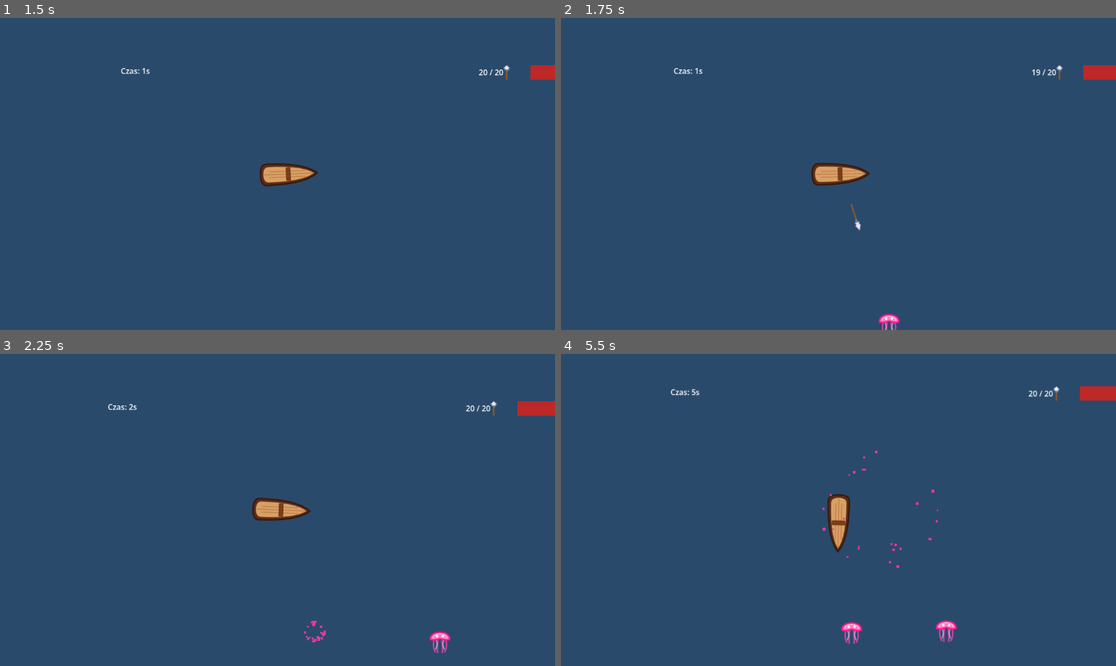
Above: before the commit, frames 1-4 (two rows, left to right).
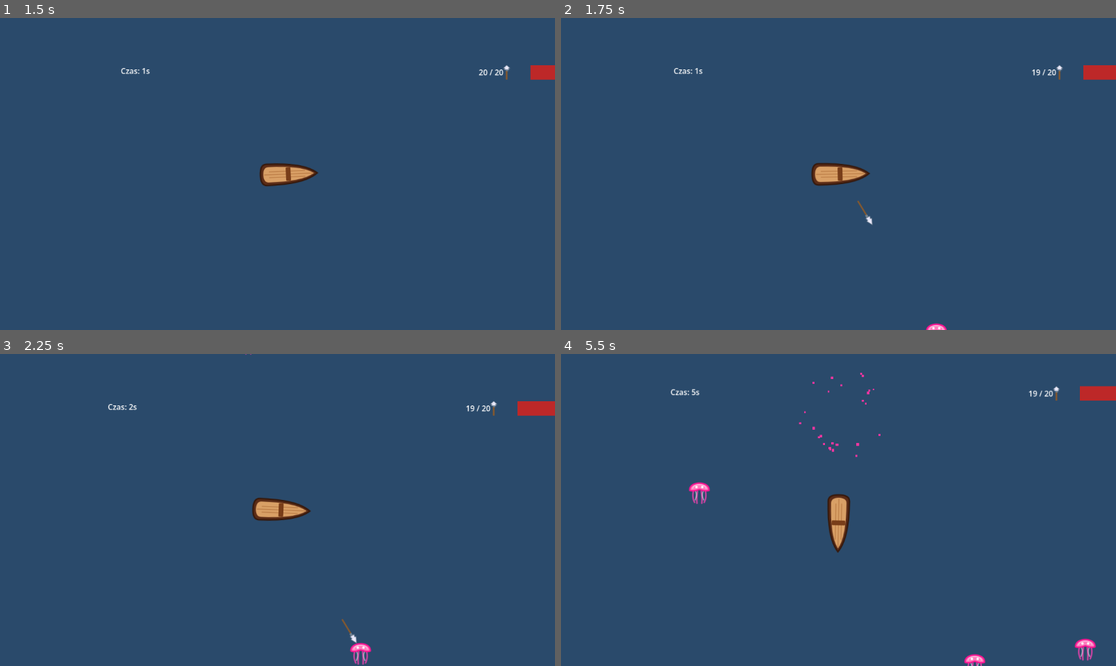
Above: after the commit, the same moments.

Repository: stap1/SCIM
Game: Godot game, scene res://scenes/Main.tscn
The game is run twice, just before and just after one commit, with the same random seed, the same clock (stepped at 60 frames per second) and the same inputs.
Inputs (mouse positions are in pixels of both pictures, inside the frame that each line leads up to):
- Up to frame 1 (1.5 s): tap Enter at 0.5 s; move the mouse to (399, 158) at 0.52 s; hold Right 0.53-1.25 s; hold Shift 0.53-1.25 s; click (399, 158) at 0.67 s; drag from (166, 189) to (249, 236) at 1.27 s
- Up to frame 2 (1.75 s): no input
- Up to frame 3 (2.25 s): move the mouse to (333, 441) at 2.02 s; hold Right from 2.03 s (still down); tap Ctrl at 2.1 s
- Up to frame 4 (5.5 s): release Right at 2.75 s; drag from (810, 572) to (672, 463) at 2.77 s; move the mouse to (1005, 556) at 3.52 s; hold Left 3.53-4.25 s; tap Alt at 3.6 s; drag from (672, 463) to (755, 432) at 4.27 s; move the mouse to (866, 510) at 5.02 s; hold Down from 5.03 s (still down); hold Shift from 5.03 s (still down); click (866, 510) at 5.17 s

Frame 1 is identical in both runs. In frame 2, 0.3% of the frame differs, in the area x 52-70%, y 58-100%; in frame 3, 0.5%; in frame 4, 1.0%, in the area x 23-97%, y 6-100%.

Commit message:
Krok 5: wrog Jellyfish (CharacterBody2D) + spawner
- enemy.gd -> CharacterBody2D: eksport speed=80, max_health=10, health,
  set_target(), _physics_process z move_and_slide i is_instance_valid,
  take_damage()->die(), zachowany guard is_dying
- enemy.tscn: root "Jellyfish" CharacterBody2D, CollisionShape2D kolo r=14.
  Kontakt-damage do gracza przez dziecko Area2D "DamageArea".
  Warstwy: cialo layer=2/mask=0 (lodz nie jest blokowana, brak sciany z trupa),
  DamageArea layer=1/mask=1 (wykrywa lodz, trafiana przez harpun przez area_entered)
  -> harpun i kontakt dzialaja bez zmian w harpoon.gd/boat.tscn
- enemy_spawner.gd (nowy): Node EnemySpawner z Timerem 1.0s, czysta
  spawn_position_for_edge(), cel ustawiany na lodz (grupa "player"),
  limit max_enemies
- main.gd: usunieta logika spawnu (przeniesiona do spawnera),
  zachowane liczenie czasu i efekt Game Over
- Main.tscn: dodany EnemySpawner, usuniety nieuzywany Timer
- test/test_enemy.gd: health==max_health, take_damage->die,
  podwojne die bez crasha, spawn_position_for_edge poza ekranem

26/26 testow GUT zielonych. Smoke-run gry headless bez bledow skryptow.

Co-Authored-By: Claude Opus 4.8 <noreply@anthropic.com>

Diff:
--- a/scenes/Main.tscn
+++ b/scenes/Main.tscn
@@ -3,6 +3,7 @@
 [ext_resource type="Script" uid="uid://dojtumr0hthqr" path="res://scripts/systems/main.gd" id="1_elqb8"]
 [ext_resource type="Texture2D" uid="uid://dwav8pccjvlxl" path="res://assets/harpun.svg.svg" id="3_jyhfs"]
 [ext_resource type="PackedScene" uid="uid://df7rbwsa6d6ec" path="res://scenes/player/boat.tscn" id="3_sugp2"]
+[ext_resource type="Script" path="res://scripts/systems/enemy_spawner.gd" id="4_spawner"]
 
 [sub_resource type="StyleBoxFlat" id="StyleBoxFlat_0wfyh"]
 bg_color = Color(0.06, 0.06, 0.06, 1)
@@ -23,10 +24,10 @@
 color = Color(0.16470589, 0.2901961, 0.41960785, 1)
 mouse_filter = 2
 
-[node name="Timer" type="Timer" parent="." unique_id=840186147]
-autostart = true
+[node name="Boat" parent="." unique_id=1889304063 instance=ExtResource("3_sugp2")]
 
-[node name="Boat" parent="." unique_id=1889304063 instance=ExtResource("3_sugp2")]
+[node name="EnemySpawner" type="Node" parent="."]
+script = ExtResource("4_spawner")
 
 [node name="TimeLabel" type="Label" parent="." unique_id=76601758]
 offset_left = -210.0
--- a/scenes/enemies/enemy.tscn
+++ b/scenes/enemies/enemy.tscn
@@ -1,35 +1,43 @@
-[gd_scene format=3 uid="uid://djphki8cb53y5"]
+[gd_scene load_steps=7 format=3 uid="uid://djphki8cb53y5"]
 
 [ext_resource type="Script" uid="uid://dfe0lpyyf6k0f" path="res://scripts/systems/enemy.gd" id="1_55jtl"]
 [ext_resource type="Texture2D" uid="uid://cv3g65vi1x0l7" path="res://assets/meduza.svg.svg" id="2_fcftc"]
 [ext_resource type="AudioStream" uid="uid://diwck84uylbh6" path="res://audio/sfx/FSFoley_Water_Drop_fx_BANDLAB.wav" id="4_fcftc"]
 [ext_resource type="AudioStream" uid="uid://cjyi7y5clel00" path="res://audio/sfx/enemy_death.wav" id="4_ft8do"]
 
-[sub_resource type="CapsuleShape2D" id="CapsuleShape2D_fcftc"]
-height = 48.015015
+[sub_resource type="CircleShape2D" id="CircleShape2D_body"]
+radius = 14.0
 
-[node name="Enemy" type="Area2D" unique_id=1292791154]
-position = Vector2(583, 340)
+[sub_resource type="CircleShape2D" id="CircleShape2D_dmg"]
+radius = 14.0
+
+[node name="Jellyfish" type="CharacterBody2D" groups=["enemies"]]
+collision_layer = 2
+collision_mask = 0
 script = ExtResource("1_55jtl")
 
-[node name="Sprite2D" type="Sprite2D" parent="." unique_id=1647845648]
+[node name="Sprite2D" type="Sprite2D" parent="."]
 texture = ExtResource("2_fcftc")
 
-[node name="CollisionShape2D" type="CollisionShape2D" parent="." unique_id=1471852766]
-position = Vector2(-1, -3)
-rotation = -1.5952309
-skew = 0.034906585
-shape = SubResource("CapsuleShape2D_fcftc")
+[node name="CollisionShape2D" type="CollisionShape2D" parent="."]
+shape = SubResource("CircleShape2D_body")
 
-[node name="DeathSound" type="AudioStreamPlayer2D" parent="." unique_id=1348671678]
+[node name="DamageArea" type="Area2D" parent="."]
+collision_layer = 1
+collision_mask = 1
+
+[node name="DamageShape" type="CollisionShape2D" parent="DamageArea"]
+shape = SubResource("CircleShape2D_dmg")
+
+[node name="DeathSound" type="AudioStreamPlayer2D" parent="."]
 stream = ExtResource("4_ft8do")
 volume_db = -19.925
 pitch_scale = 0.53
 
-[node name="SpawnSound" type="AudioStreamPlayer2D" parent="." unique_id=904171346]
+[node name="SpawnSound" type="AudioStreamPlayer2D" parent="."]
 stream = ExtResource("4_fcftc")
 
-[node name="DeathParticles" type="CPUParticles2D" parent="." unique_id=1528726450]
+[node name="DeathParticles" type="CPUParticles2D" parent="."]
 z_index = 5
 emitting = false
 amount = 25
--- a/scripts/systems/enemy.gd
+++ b/scripts/systems/enemy.gd
@@ -1,64 +1,73 @@
-extends Area2D
+extends CharacterBody2D
 
-var speed = 150.0
-var player_node = null
+@export var speed: float = 80.0
+@export var max_health: float = 10.0
+
+var health: float
 var is_dying: bool = false
+var target: Node2D = null
 
-func _ready():
+func _ready() -> void:
+	health = max_health
 	add_to_group("enemies")
-	player_node = get_tree().get_first_node_in_group("player")
 
 	if has_node("SpawnSound"):
 		$SpawnSound.play()
 
-	# Nasłuchujemy, czy meduza fizycznie wpadła na ciało gracza (łódź)
-	body_entered.connect(_on_body_entered)
+	# Kontakt-damage do gracza: CharacterBody2D nie emituje body_entered,
+	# wiec wykrywamy kontakt dzieckiem Area2D "DamageArea".
+	if has_node("DamageArea"):
+		$DamageArea.body_entered.connect(_on_damage_area_body_entered)
 
-func _process(delta):
+func set_target(t: Node2D) -> void:
+	target = t
+
+func _physics_process(_delta: float) -> void:
 	if GameState.is_paused or GameState.is_game_over:
 		return
 
-	if player_node == null or not is_instance_valid(player_node):
-		player_node = get_tree().get_first_node_in_group("player")
-
-	if player_node == null:
+	if target == null or not is_instance_valid(target):
+		target = get_tree().get_first_node_in_group("player")
+	if target == null:
 		return
 
-	var direction = (player_node.global_position - global_position).normalized()
-	position += direction * speed * delta
+	velocity = (target.global_position - global_position).normalized() * speed
+	move_and_slide()
 
-func die():
-	# Death guard: pierwsza smierc wygrywa, kolejne wywolania sa ignorowane (brak podwojnego queue_free).
+func take_damage(amount: float) -> void:
+	health -= amount
+	if health <= 0.0:
+		die()
+
+func die() -> void:
+	# Death guard: pierwsza smierc wygrywa, kolejne wywolania ignorowane (brak podwojnego queue_free).
 	if is_dying:
 		return
 	is_dying = true
 
-	set_process(false)
+	set_physics_process(false)
 
-	# ZAMIAST chować całą meduzę (co ukryłoby też cząsteczki), chowamy tylko jej grafikę!
+	# Chowamy tylko grafike, by czasteczki dokonczyly animacje.
 	if has_node("Sprite2D"):
 		$Sprite2D.hide()
 
-	# Wyłączamy kolizję natychmiast, żeby harpuny przez nią przelatywały po jej śmierci
-	set_deferred("monitoring", false)
-	set_deferred("monitorable", false)
+	# Wylaczamy wykrywanie kontaktu, by martwa meduza nie zadawala obrazen ani nie byla ponownie trafiana.
+	if has_node("DamageArea"):
+		$DamageArea.set_deferred("monitoring", false)
+		$DamageArea.set_deferred("monitorable", false)
 
-	# --- ODPALAMY WYBUCH (JUICE) ---
 	if has_node("DeathParticles"):
 		$DeathParticles.emitting = true
 
-	# Odpalamy dźwięk
 	if has_node("DeathSound"):
 		$DeathSound.play()
 
-	# Czekamy równą 1 sekundę, aby cząsteczki na spokojnie opadły, zanim zniszczymy obiekt
+	# Czekamy az czasteczki opadna, dopiero potem niszczymy obiekt.
 	await get_tree().create_timer(1.0).timeout
-
 	queue_free()
 
-# --- ZADAWANIE OBRAŻEŃ ---
-func _on_body_entered(body: Node2D) -> void:
-	# Sprawdzamy, czy obiekt z którym się zderzyliśmy to łódź gracza
+# --- Kontakt z lodzia (kamikaze) ---
+func _on_damage_area_body_entered(body: Node2D) -> void:
 	if body.is_in_group("player") and body.has_method("take_damage"):
-		body.take_damage(20.0) # Zadajemy 20 pkt obrażeń
-		die() # Meduza wybucha po ugryzieniu (styl kamikadze)
+		body.take_damage(20.0)
+		die()
--- /dev/null
+++ b/scripts/systems/enemy_spawner.gd
@@ -0,0 +1,53 @@
+extends Node
+
+# Spawner wrogow. Co spawn_interval tworzy Jellyfish na obrzezu widoku
+# i ustawia cel na lodz (grupa "player").
+
+@export var spawn_interval: float = 1.0
+@export var max_enemies: int = 30
+
+const EnemyScene := preload("res://scenes/enemies/enemy.tscn")
+
+var _timer: Timer
+
+func _ready() -> void:
+	_timer = Timer.new()
+	_timer.wait_time = spawn_interval
+	_timer.autostart = true
+	_timer.timeout.connect(_on_timeout)
+	add_child(_timer)
+
+func _on_timeout() -> void:
+	if GameState.is_paused or GameState.is_game_over:
+		return
+	if get_tree().get_nodes_in_group("enemies").size() >= max_enemies:
+		return
+
+	var player := get_tree().get_first_node_in_group("player")
+	var vp_size := get_viewport().get_visible_rect().size
+	var edge := randi() % 4
+	var pos := spawn_position_for_edge(edge, vp_size)
+
+	# Spawn wzgledem widoku gracza (kamera sledzi lodz).
+	if player != null:
+		pos += player.global_position - vp_size / 2.0
+
+	var enemy := EnemyScene.instantiate()
+	get_parent().add_child(enemy)
+	enemy.global_position = pos
+	if player != null and enemy.has_method("set_target"):
+		enemy.set_target(player)
+
+# Czysta funkcja (bez zaleznosci od drzewa): pozycja tuz poza prostokatem widoku.
+# edge: 0=gora, 1=prawo, 2=dol, 3=lewo. Zawsze zwraca punkt poza [0, viewport_size].
+static func spawn_position_for_edge(edge: int, viewport_size: Vector2) -> Vector2:
+	var margin := 50.0
+	match edge:
+		0:
+			return Vector2(randf_range(0.0, viewport_size.x), -margin)
+		1:
+			return Vector2(viewport_size.x + margin, randf_range(0.0, viewport_size.y))
+		2:
+			return Vector2(randf_range(0.0, viewport_size.x), viewport_size.y + margin)
+		_:
+			return Vector2(-margin, randf_range(0.0, viewport_size.y))
--- a/scripts/systems/main.gd
+++ b/scripts/systems/main.gd
@@ -1,16 +1,12 @@
 extends Node2D
 
-var enemy_scene = preload("res://scenes/enemies/enemy.tscn")
-@onready var spawn_timer = $Timer
 @onready var time_label: Label = $TimeLabel
 
-# Celujemy bezpośrednio w ColorRect, który teraz trzyma całe UI śmierci
+# Celujemy bezposrednio w ColorRect, ktory trzyma cale UI smierci
 @onready var game_over_bg = $GameOverScreen/ColorRect
 @onready var restart_button = $GameOverScreen/ColorRect/RestartButton
 
-func _ready():
-	spawn_timer.timeout.connect(_on_spawn_timer_timeout)
-
+func _ready() -> void:
 	GameState.is_game_over = false
 	if "is_paused" in GameState:
 		GameState.is_paused = false
@@ -20,47 +16,28 @@
 	if restart_button:
 		restart_button.pressed.connect(_on_restart_pressed)
 
-	# Na starcie gry upewniamy się, że tło jest niewidoczne i przezroczyste
+	# Na starcie gry upewniamy sie, ze tlo Game Over jest niewidoczne i przezroczyste
 	if game_over_bg:
 		game_over_bg.hide()
 		game_over_bg.modulate.a = 0.0
 
 func _process(delta: float) -> void:
+	# JEDYNE miejsce liczenia czasu w calym projekcie (HUD jest read-only).
 	if not GameState.is_game_over:
 		GameState.time += delta
 		if time_label:
 			time_label.text = "Czas: " + str(int(GameState.time)) + "s"
 	else:
-		# Odpalamy bajeranckie wejście tylko raz, gdy gracz umrze i tło wciąż jest schowane
+		# Odpalamy efekt wejscia raz, gdy gracz umrze i tlo wciaz jest schowane
 		if game_over_bg and not game_over_bg.visible:
 			trigger_game_over_effects()
 
 func trigger_game_over_effects() -> void:
 	if game_over_bg:
-		game_over_bg.show() # Otwieramy zamknięte oko węzła w kodzie
-
-		# Animujemy płynne wyłonienie z mroku (od 0.0 do 1.0 w 0.6 sekundy)
+		game_over_bg.show()
 		var tween = create_tween()
 		tween.tween_property(game_over_bg, "modulate:a", 1.0, 0.6).set_trans(Tween.TRANS_SINE).set_ease(Tween.EASE_OUT)
-		print("Kinowy efekt Game Over działa perfekcyjnie!")
+		print("Kinowy efekt Game Over dziala perfekcyjnie!")
 
-func _on_spawn_timer_timeout():
-	if GameState.is_game_over:
-		return
-
-	var current_enemies = get_tree().get_nodes_in_group("enemies").size()
-	var dynamic_limit = 5 + int(GameState.time / 15.0)
-	var max_allowed = min(dynamic_limit, 30)
-
-	if current_enemies >= max_allowed:
-		return
-
-	var new_enemy = enemy_scene.instantiate()
-	var random_x = randf_range(100, 800)
-	var random_y = randf_range(100, 500)
-	new_enemy.position = Vector2(random_x, random_y)
-
-	add_child(new_enemy)
-
-func _on_restart_pressed():
+func _on_restart_pressed() -> void:
 	get_tree().reload_current_scene()
--- /dev/null
+++ b/test/test_enemy.gd
@@ -0,0 +1,44 @@
+extends GutTest
+
+# KROK 5 (Prompt 5): wrog Jellyfish (CharacterBody2D) + spawner.
+
+const EnemyScene := preload("res://scenes/enemies/enemy.tscn")
+const SpawnerScript := preload("res://scripts/systems/enemy_spawner.gd")
+
+func test_enemy_starts_with_full_health() -> void:
+	var enemy = EnemyScene.instantiate()
+	add_child(enemy)
+	await wait_physics_frames(1)
+	assert_eq(enemy.health, enemy.max_health, "health startuje rowne max_health")
+	assert_eq(enemy.max_health, 10.0, "max_health == 10.0")
+	enemy.queue_free()
+
+func test_take_damage_triggers_die() -> void:
+	var enemy = EnemyScene.instantiate()
+	add_child(enemy)
+	await wait_physics_frames(1)
+	enemy.take_damage(10.0)
+	assert_true(enemy.is_dying, "take_damage(10) doprowadza health<=0 i wywoluje die()")
+	await wait_seconds(1.1)
+
+func test_double_die_does_not_crash() -> void:
+	var enemy = EnemyScene.instantiate()
+	add_child(enemy)
+	await wait_physics_frames(1)
+	enemy.die()
+	enemy.die()
+	assert_true(enemy.is_dying)
+	pass_test("Podwojne die() nie wywolalo bledu (guard)")
+	await wait_seconds(1.1)
+
+func test_spawn_position_for_edge_is_outside_viewport() -> void:
+	var vp := Vector2(1000, 800)
+	# 0=gora, 1=prawo, 2=dol, 3=lewo
+	var top: Vector2 = SpawnerScript.spawn_position_for_edge(0, vp)
+	assert_lt(top.y, 0.0, "gora: y < 0 (poza ekranem)")
+	var right: Vector2 = SpawnerScript.spawn_position_for_edge(1, vp)
+	assert_gt(right.x, vp.x, "prawo: x > szerokosc")
+	var bottom: Vector2 = SpawnerScript.spawn_position_for_edge(2, vp)
+	assert_gt(bottom.y, vp.y, "dol: y > wysokosc")
+	var left: Vector2 = SpawnerScript.spawn_position_for_edge(3, vp)
+	assert_lt(left.x, 0.0, "lewo: x < 0")
Not shown, added: scripts/systems/enemy_spawner.gd.uid
Not shown, added: test/test_enemy.gd.uid
